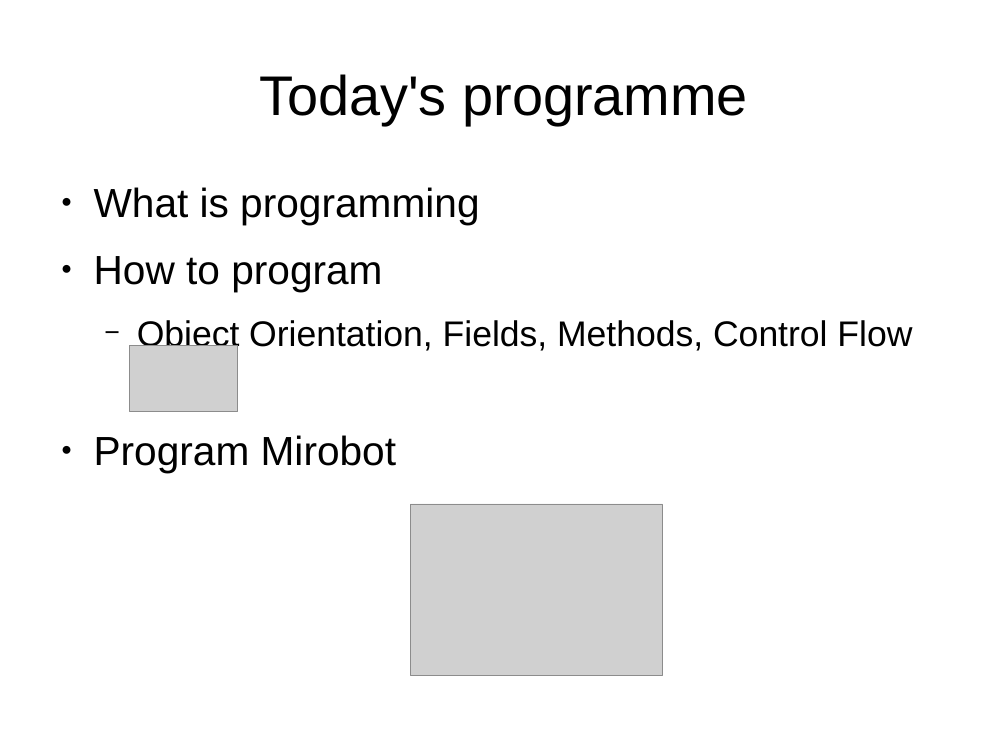
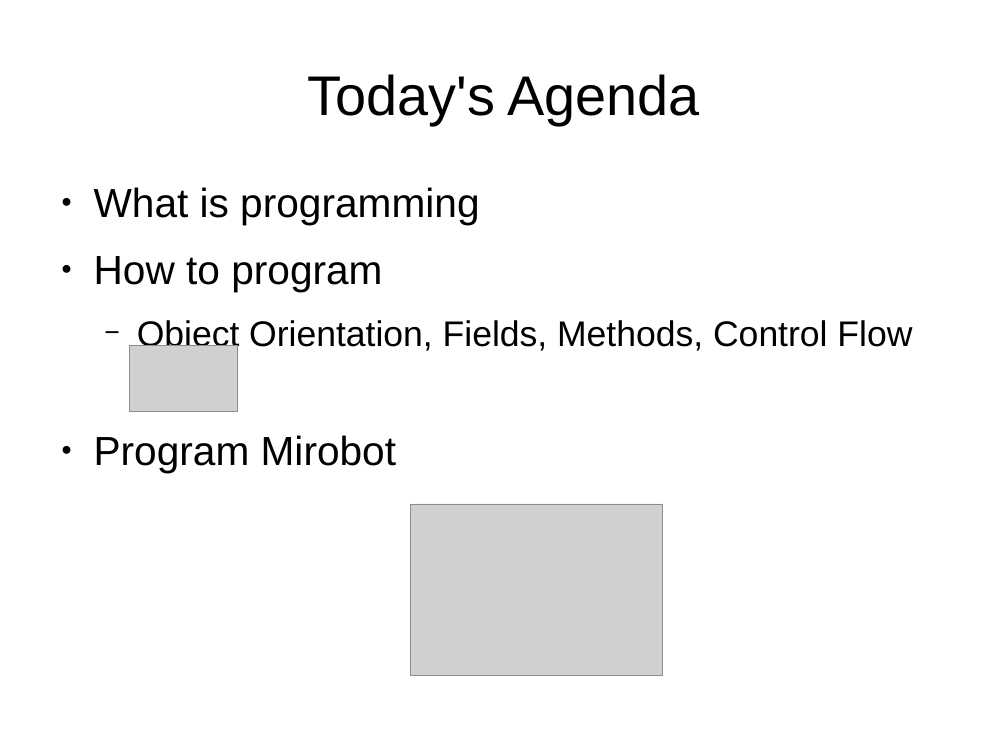
Before and after one commit to mtaylor/mirobotnics, a slide deck: slide 4 of slides.odp. Drawn at 1008x756 pixels with LibreOffice and Linux fonts; fonts in the diff are those of the drawing; grey boxes stand for pictures. Boxes give left, top, right and bottom in pixels: in the first picture for what was removed or moved away, otherwise in the second. Text is boxed around its words. In the diff, an @@ line names an element or a change of style, - is before the commit and + after.

```diff
--- a/slides.odp
+++ b/slides.odp
@@ title at (307, 74, 700, 125): text changed @@
-Today's programme
+Today's Agenda
```
Also in this commit, not shown: 3 other slides changed, 5 slides added, 2 slides removed.
